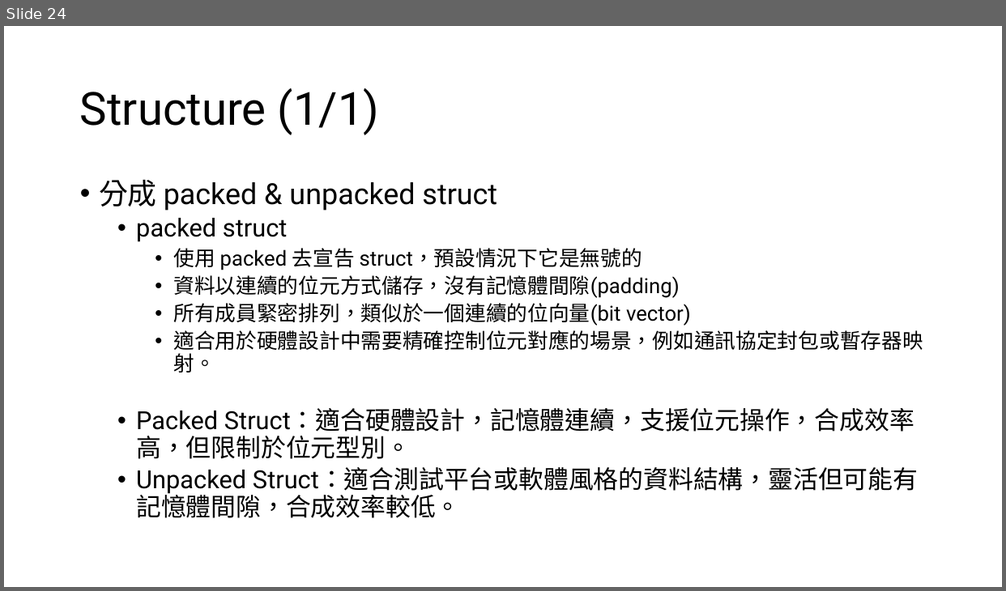
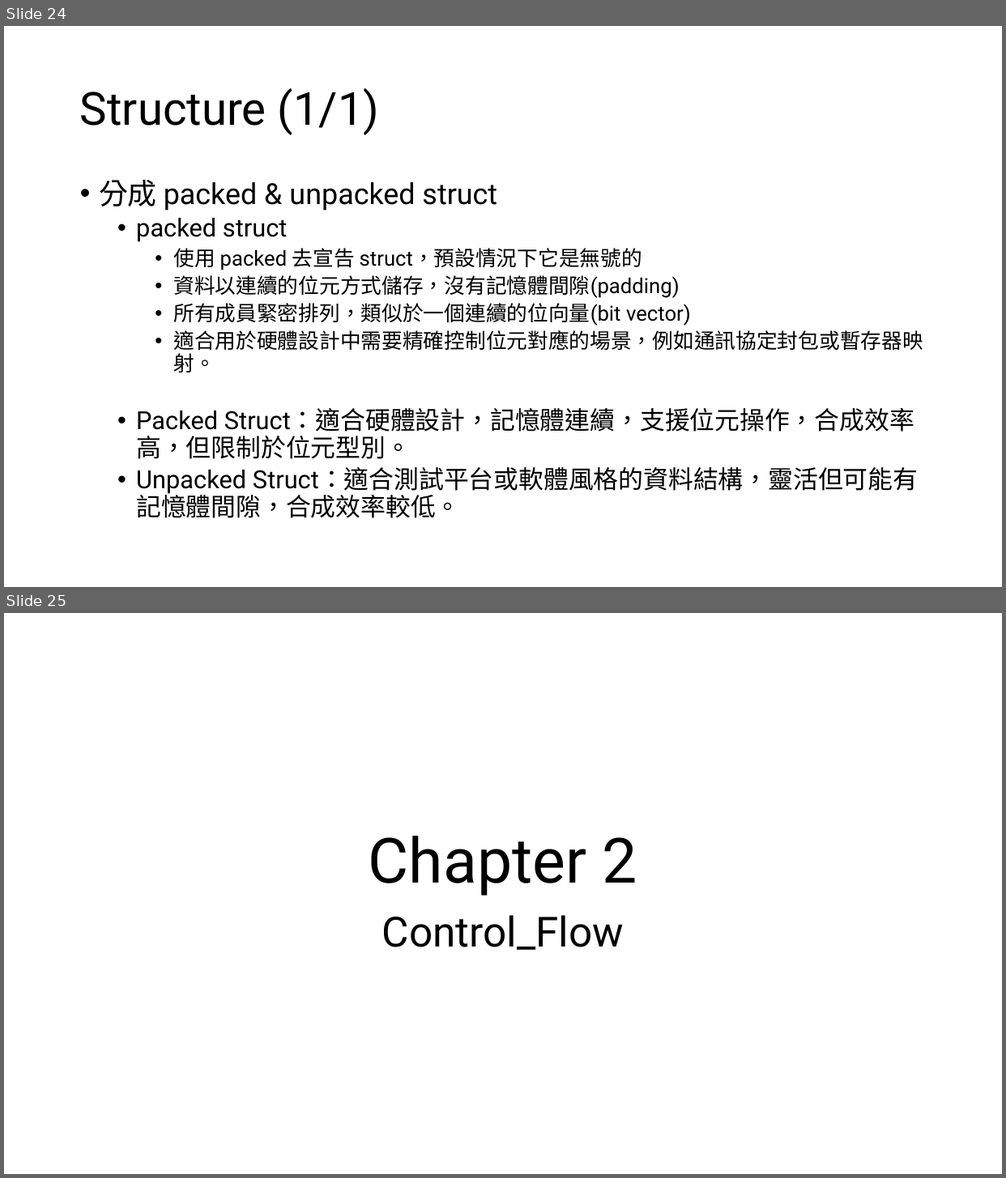
Before and after one commit to s9001055/DV_learning, a slide deck: SystemVerilog_語法學習.pptx. Shown one above the other, each under a label of ours: slide 24 before the commit, slides 24 and 25 after it. The pictures are 1006x591 and 1006x1178 pixels, drawn with LibreOffice and Linux fonts; fonts in the diff are those of the drawing. Boxes give left, top, right and bottom in pixels: in the first picture for what was removed or moved away, otherwise in the second. Text is boxed around its words. In the diff, an @@ line names an element or a change of style, - is before the commit and + after.

Commit message:
Add: 1. Add control_flow example code 2. Add control_flow slide

```diff
--- a/SystemVerilog_語法學習.pptx
+++ b/SystemVerilog_語法學習.pptx
@@ slide 25 added at [4, 613, 1002, 1174], background #FFFFFF @@
@@ title added at [368, 836, 637, 896], 60 pt, text #000000 @@
+Chapter 2
@@ subtitle added at [382, 915, 624, 950], 40 pt, text #000000 @@
+Control_Flow
```
Also in this commit, not shown: 2 slides changed, 1 other slide added, 6 other files.
